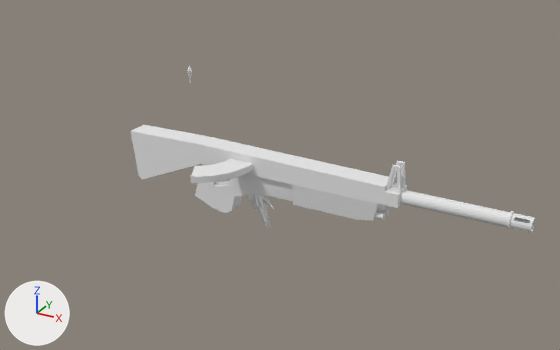
One commit to the Blender file Darkwave/rifle.blend: the scene before it, then after it.
Both versions are drawn from a camera (50 mm lens) standing at (28.9, -37.3, 22.3) and looking at (7.1, 2.2, 2.6). Every picture has the same lights, and +X, +Y and +Z are marked at lower left.

In view in the first picture: 'Barrel', 'Body', 'Clip', 'Crystal', 'Crystal.001', 'Crystal.002', 'Crystal.003', 'Crystal.004', 'Shard'.
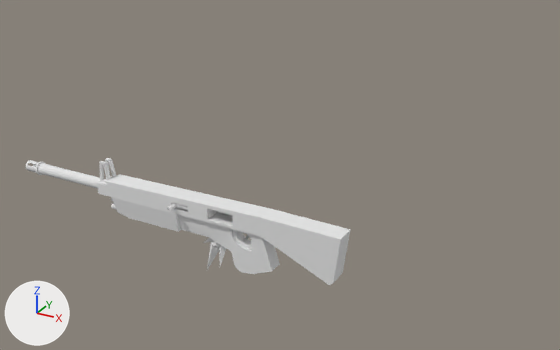
Where the newer file only moved an object's origin or applied its transform, the numbers keep the older frame.

What the commit changed:
me_crystal has 6 vertices, 8 faces and spans x -0.2..0.2, y -0.2..0.2, z -0.9..0.5.
me_crystal is used by ob_crystal; location (6.977, 0.0, 1.538); rotation (0.201, -0.257, -0.0518), in degrees (12, -15, -3); scale (2.18, 2.18, 2.18).
me_crystal part 10: the loose piece of 6 vertices spanning x -0.2..0.2, y -0.2..0.2, z -0.9..0.5 is copied, and the copy is multiplied about its middle by the matrix ((1.223, 0.033, -0.44), (0.097, 1.244, 0.363), (0.43, -0.375, 1.168)), then moved by (0.466, -0.13, -0.11); it spans x 0.089..0.774, y -0.385..0.227, z -1.127..0.508.
me_crystal part 11: the loose piece of 6 vertices spanning x -0.2..0.2, y -0.2..0.2, z -0.9..0.5 is copied, and the copy is multiplied about its middle by the matrix ((1.094, 0.071, -0.601), (0.343, 0.951, 0.735), (0.499, -0.808, 0.813)), then moved by (0.427, -0.162, 0.037); it spans x 0.006..0.848, y -0.676..0.353, z -0.732..0.406.
me_cylinder has 97 vertices, 82 faces and spans x -0.21..2.21, y -0.4..1.11, z -0.4..0.4.
me_cylinder is used by ob_cylinder; location (8.65, 0.24, 4.2).
me_cylinder part 9: the whole mesh is turned 180 degrees about the z axis through its middle, then moved by (-8.85, -1.19, -4.0).
me_body is used by ob_body; location (0.0, 0.0, 0.0).
me_body had 340 vertices, 358 faces and spanned x -2.3..16.0, y -0.7..0.7, z 0.5..5.9.
me_body now has 582 vertices, 662 faces and spans x -12.7..12.7, y -0.7..0.7, z -3.5..1.9.
me_body part 1: the loose piece of 16 vertices spanning x 15.2..16.0, y 0.2..0.4, z 4.4..5.9 is mirrored in x about its middle, then moved by (-20.8, 0.0, -4.0).
me_body part 2: the loose piece of 16 vertices spanning x 15.2..16.0, y -0.4..-0.2, z 4.4..5.9 is mirrored in x about its middle, then moved by (-20.8, 0.0, -4.0).
me_body part 3: the loose piece of 33 vertices spanning x 14.5..15.2, y -0.5..-0.1, z 2.5..2.9 is turned 180 degrees about the z axis through its middle, then moved by (-19.3, 0.6, -3.4).
me_body part 4: the loose piece of 33 vertices spanning x 14.5..15.2, y 0.1..0.5, z 2.5..2.9 is turned 180 degrees about the z axis through its middle, then moved by (-19.3, -0.6, -3.4).
me_body part 5: the loose piece of 33 vertices spanning x 14.5..15.2, y -0.5..-0.1, z 3.1..3.5 is turned 180 degrees about the z axis through its middle, then moved by (-19.3, 0.6, -4.6).
me_body part 6: a new loose piece of 256 vertices spanning x -12.7..-0.6, y -0.5..0.5, z -0.5..0.5, in mat_material (its picture is missing).
me_body part 7: a new loose piece of 162 vertices spanning x -5.6..12.7, y -0.7..0.7, z -3.5..0.9, in mat_material (its picture is missing).
me_body part 8: the loose piece of 172 vertices spanning x -2.3..16.0, y -0.7..0.7, z 0.5..4.9 is deleted.
Object 'Barrel' (ob_barrel) is deleted.
Object 'Crystal' (ob_crystal) moves from (6.977, 0.0, 1.538) to (4.083, 0.0369, -2.255).
Object 'Crystal' (ob_crystal) turns from (12, -15, -3) to (28, 4.4, 182) degrees about x, y and z.
Object 'Crystal' (ob_crystal) is rescaled from (2.18, 2.18, 2.18) to (1.68, 1.68, 1.68).
Object 'Crystal.002' (ob_crystal_002) is deleted.
Object 'Clip' (ob_clip) is deleted.

Where the change shows, as pixel boxes (x1, y1, x2, y2) in the pictures (560 x 350 px; the box of a moved part takes in the faces that stretch with it):
'Body', reshaped (17% wider, 32% taller): before (130, 125, 407, 221); after (26, 158, 350, 285)
'Barrel', deleted: before (400, 190, 535, 233)
'Clip', deleted: before (191, 158, 253, 183)
'Crystal', reshaped, moved, turned, rescaled: before (254, 195, 271, 228); after (203, 238, 226, 270)
'Cylinder', mesh turned (not visible before): after (166, 202, 188, 212)
'Crystal.002', deleted: before (254, 195, 268, 229)
'Crystal.001', no longer drawn: before (259, 194, 275, 210)
'Crystal.004', no longer drawn: before (248, 195, 256, 211)
'Crystal.003', no longer drawn: before (257, 195, 265, 213)
'Shard', no longer drawn: before (187, 65, 192, 83)
part 1 of me_body, moved or reshaped: before (391, 161, 405, 189); after (105, 158, 117, 178)
part 2 of me_body, moved or reshaped: before (386, 165, 402, 193); after (99, 161, 111, 183)
part 3 of me_body, moved or reshaped (not visible afterwards): before (374, 211, 385, 220)
part 4 of me_body, moved or reshaped (not visible afterwards): before (379, 208, 389, 216)
part 5 of me_body, moved or reshaped (not visible afterwards): before (377, 204, 386, 210)
part 6 of me_body, added: after (26, 160, 100, 189)
part 7 of me_body, added: after (97, 174, 350, 285)
part 8 of me_body, deleted: before (130, 125, 407, 221)
part 10 of me_crystal, added: after (207, 241, 219, 270)
part 11 of me_crystal, added: after (212, 241, 220, 249)
